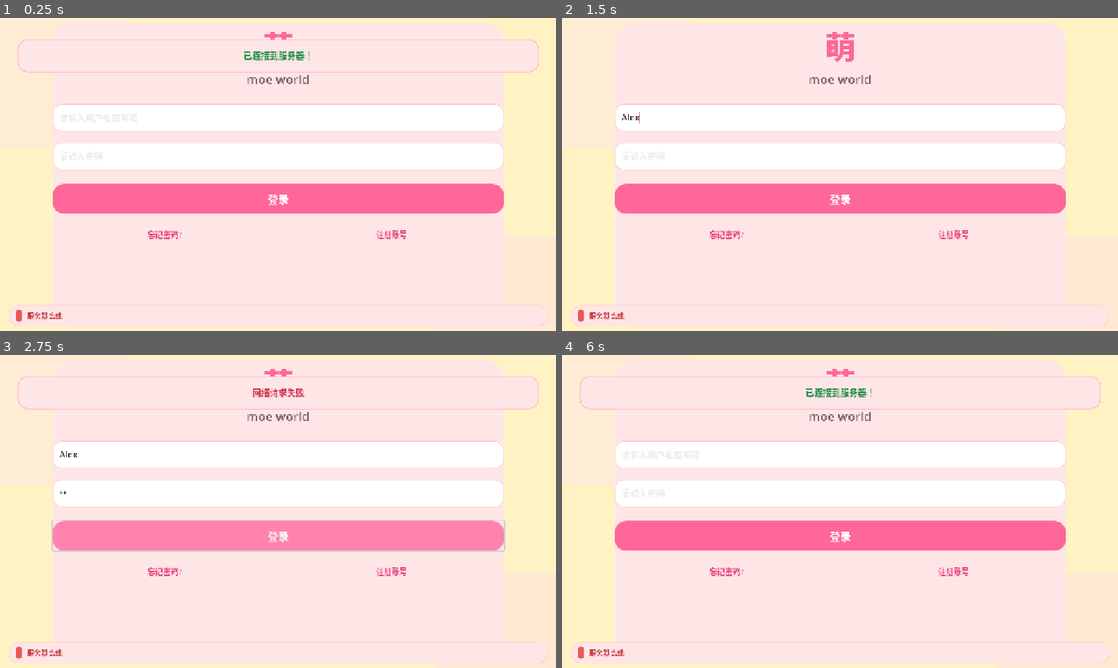
Above: before the commit, frames 1-4 (two rows, left to right).
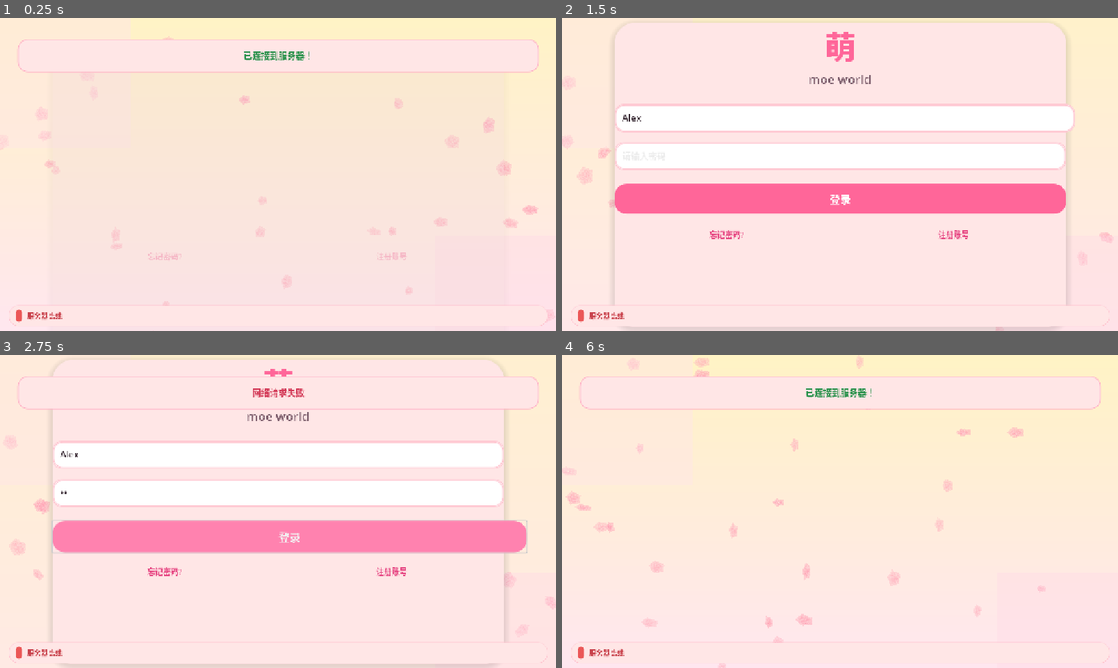
Above: after the commit, the same moments.

Repository: xuxinzhi007/moe_world
Game: Godot game, scene res://Scenes/LoginScreen.tscn
Same seed, same stepped clock (60 frames per second), same inputs: the game is played once before the commit and once after it.
Inputs (mouse positions are in pixels of both pictures, inside the frame that each line leads up to):
- Up to frame 1 (0.25 s): no input
- Up to frame 2 (1.5 s): move the mouse to (962, 158) at 0.52 s; hold D (move_right) 0.53-1.25 s; tap E (interact) at 0.6 s; click (962, 158) at 0.67 s; click (840, 118) at 1.27 s; type "Alex" at 1.35 s
- Up to frame 3 (2.75 s): click (278, 492) at 1.5 s; type "12" at 1.58 s; click "登录" at 2 s
- Up to frame 4 (6 s): click "忘记密码?" at 2.75 s; click "注册账号" at 3.5 s; click (840, 414) at 4.27 s; type "Alex" at 4.35 s; click (840, 448) at 4.5 s; type "12" at 4.58 s; click (840, 480) at 4.73 s; type "12" at 4.82 s; click (840, 514) at 5.02 s; type "12" at 5.1 s; click "已有账号？返回登录" at 5.75 s

The runs differ from the first frame. In frame 1, 32% of the frame differs, in the area x 0-100%, y 1-100%; in frame 2, 6.8%; in frame 3, 7.1%; in frame 4, 34%, in the area x 0-100%, y 0-100%.

Commit message:
feat(登录界面): 添加樱花粒子效果和动态渐变背景
- 新增樱花粒子系统，包含随机生成和飘落动画
- 实现动态渐变背景着色器，支持颜色平滑过渡
- 添加输入框和按钮的悬停/聚焦动画效果
- 优化登录界面整体视觉风格，增加阴影和边框
- 引入入场动画增强用户体验

Diff:
--- a/Scenes/LoginScreen.tscn
+++ b/Scenes/LoginScreen.tscn
@@ -1,7 +1,14 @@
-[gd_scene load_steps=3 format=3 uid="uid://loginscreen"]
+[gd_scene load_steps=6 format=3 uid="uid://loginscreen"]
 
 [ext_resource type="Script" uid="uid://cc2f58op7n6kc" path="res://Scripts/login_screen.gd" id="1_login"]
 [ext_resource type="Script" uid="uid://sh7bh1qxlhgq" path="res://Scripts/auth_service.gd" id="2_auth"]
+[ext_resource type="Script" uid="uid://cdtrei8vkghvx" path="res://Scripts/sakura_particles.gd" id="3_sakura"]
+[ext_resource type="Shader" uid="uid://0vfu2h3dq0vo" path="res://Shaders/gradient_bg.gdshader" id="4_shader"]
+
+[sub_resource type="ShaderMaterial" id="ShaderMaterial_gradient"]
+shader = ExtResource("4_shader")
+shader_parameter/color_top = Color(1, 0.952941, 0.768627, 1)
+shader_parameter/color_bottom = Color(1, 0.901961, 0.941176, 1)
 
 [node name="LoginScreen" type="Control"]
 layout_mode = 3
@@ -13,6 +20,7 @@
 script = ExtResource("1_login")
 
 [node name="BgColor" type="ColorRect" parent="."]
+visible = false
 layout_mode = 1
 anchors_preset = 15
 anchor_right = 1.0
@@ -20,6 +28,19 @@
 grow_horizontal = 2
 grow_vertical = 2
 color = Color(1, 0.95, 0.77, 1)
+
+[node name="BgGradient" type="ColorRect" parent="."]
+material = SubResource("ShaderMaterial_gradient")
+layout_mode = 1
+anchors_preset = 15
+anchor_right = 1.0
+anchor_bottom = 1.0
+grow_horizontal = 2
+grow_vertical = 2
+mouse_filter = 2
+
+[node name="SakuraParticles" type="Node2D" parent="."]
+script = ExtResource("3_sakura")
 
 [node name="DecorationCircles" type="Node2D" parent="."]
 
--- a/Scripts/login_screen.gd
+++ b/Scripts/login_screen.gd
@@ -16,10 +16,19 @@
 @onready var server_status_strip: Panel = $ServerStatusStrip
 @onready var status_dot: Panel = $ServerStatusStrip/ServerStatusBar/StatusDot
 @onready var status_label: Label = $ServerStatusStrip/ServerStatusBar/StatusLabel
+@onready var bg_gradient: ColorRect = $BgGradient
+@onready var username_wrapper: PanelContainer = $MainCard/CardContent/InputArea/UsernameWrapper
+@onready var password_wrapper: PanelContainer = $MainCard/CardContent/InputArea/PasswordWrapper
 
 var is_login_mode: bool = true
 var is_processing_request: bool = false
 var api_ready: bool = false
+
+var username_focused: bool = false
+var password_focused: bool = false
+var login_btn_hovered: bool = false
+
+var gradient_offset: float = 0.0
 
 func _ready() -> void:
 	_apply_theme()
@@ -42,8 +51,113 @@
 	username_input.text_submitted.connect(_focus_to_password)
 	password_input.text_submitted.connect(_on_login_clicked)
 
+	username_input.focus_entered.connect(_on_username_focus_enter)
+	username_input.focus_exited.connect(_on_username_focus_exit)
+	password_input.focus_entered.connect(_on_password_focus_enter)
+	password_input.focus_exited.connect(_on_password_focus_exit)
+
+	login_btn.mouse_entered.connect(_on_login_btn_hover_enter)
+	login_btn.mouse_exited.connect(_on_login_btn_hover_exit)
+
+	_play_intro_animation()
+
+func _process(delta: float) -> void:
+	gradient_offset += delta * 0.1
+	if gradient_offset > 1.0:
+		gradient_offset = 0.0
+
+	var t = gradient_offset
+	var col1 = _lerp_color(Color8(255, 243, 196), Color8(255, 230, 240), t)
+	var col2 = _lerp_color(Color8(255, 230, 240), Color8(255, 243, 196), t)
+	_set_gradient(col1, col2)
+
+func _lerp_color(col1: Color, col2: Color, t: float) -> Color:
+	return Color(
+		col1.r + (col2.r - col1.r) * t,
+		col1.g + (col2.g - col1.g) * t,
+		col1.b + (col2.b - col1.b) * t
+	)
+
+func _set_gradient(col_top: Color, col_bottom: Color) -> void:
+	var shader_material = bg_gradient.material as ShaderMaterial
+	if shader_material:
+		shader_material.set_shader_parameter("color_top", col_top)
+		shader_material.set_shader_parameter("color_bottom", col_bottom)
+
+func _play_intro_animation() -> void:
+	main_card.modulate.a = 0.0
+	main_card.position.y += 50
+	title_main.modulate.a = 0.0
+	title_sub.modulate.a = 0.0
+	username_wrapper.modulate.a = 0.0
+	password_wrapper.modulate.a = 0.0
+	login_btn.modulate.a = 0.0
+
+	await get_tree().create_timer(0.2).timeout
+
+	var tween = create_tween().set_ease(Tween.EASE_OUT).set_trans(Tween.TRANS_CUBIC)
+	tween.tween_property(main_card, "modulate:a", 1.0, 0.5)
+	tween.tween_property(main_card, "position:y", main_card.position.y - 50, 0.5)
+
+	await get_tree().create_timer(0.3).timeout
+
+	tween = create_tween().set_ease(Tween.EASE_OUT).set_trans(Tween.TRANS_CUBIC)
+	tween.tween_property(title_main, "modulate:a", 1.0, 0.4)
+
+	await get_tree().create_timer(0.15).timeout
+
+	tween = create_tween().set_ease(Tween.EASE_OUT).set_trans(Tween.TRANS_CUBIC)
+	tween.tween_property(title_sub, "modulate:a", 1.0, 0.4)
+
+	await get_tree().create_timer(0.15).timeout
+
+	tween = create_tween().set_ease(Tween.EASE_OUT).set_trans(Tween.TRANS_CUBIC)
+	tween.tween_property(username_wrapper, "modulate:a", 1.0, 0.4)
+
+	await get_tree().create_timer(0.1).timeout
+
+	tween = create_tween().set_ease(Tween.EASE_OUT).set_trans(Tween.TRANS_CUBIC)
+	tween.tween_property(password_wrapper, "modulate:a", 1.0, 0.4)
+
+	await get_tree().create_timer(0.1).timeout
+
+	tween = create_tween().set_ease(Tween.EASE_OUT).set_trans(Tween.TRANS_CUBIC)
+	tween.tween_property(login_btn, "modulate:a", 1.0, 0.4)
+
+func _on_username_focus_enter() -> void:
+	username_focused = true
+	_animate_input_wrapper(username_wrapper, true)
+
+func _on_username_focus_exit() -> void:
+	username_focused = false
+	_animate_input_wrapper(username_wrapper, false)
+
+func _on_password_focus_enter() -> void:
+	password_focused = true
+	_animate_input_wrapper(password_wrapper, true)
+
+func _on_password_focus_exit() -> void:
+	password_focused = false
+	_animate_input_wrapper(password_wrapper, false)
+
+func _animate_input_wrapper(wrapper: PanelContainer, focused: bool) -> void:
+	var tween = create_tween().set_ease(Tween.EASE_OUT).set_trans(Tween.TRANS_QUAD)
+	if focused:
+		tween.tween_property(wrapper, "scale", Vector2(1.02, 1.02), 0.2)
+	else:
+		tween.tween_property(wrapper, "scale", Vector2(1.0, 1.0), 0.2)
+
+func _on_login_btn_hover_enter() -> void:
+	login_btn_hovered = true
+	var tween = create_tween().set_ease(Tween.EASE_OUT).set_trans(Tween.TRANS_QUAD)
+	tween.tween_property(login_btn, "scale", Vector2(1.05, 1.05), 0.2)
+
+func _on_login_btn_hover_exit() -> void:
+	login_btn_hovered = false
+	var tween = create_tween().set_ease(Tween.EASE_OUT).set_trans(Tween.TRANS_QUAD)
+	tween.tween_property(login_btn, "scale", Vector2(1.0, 1.0), 0.2)
+
 func _apply_theme() -> void:
-	# 规范色：背景 #FFF3C4、卡片 #FFE6E6、主按钮 #FF6699
 	var col_bg := Color8(255, 243, 196)
 	var col_card := Color8(255, 230, 230)
 	var col_btn := Color8(255, 102, 153)
@@ -103,6 +217,9 @@
 	card_style.corner_radius_top_right = 48
 	card_style.corner_radius_bottom_left = 48
 	card_style.corner_radius_bottom_right = 48
+	card_style.shadow_color = Color(0, 0, 0, 0.1)
+	card_style.shadow_size = 15
+	card_style.shadow_offset = Vector2(0, 5)
 	theme_obj.set_stylebox("panel", "PanelContainer", card_style)
 
 	theme_obj.set_color("font_color", "Button", Color8(255, 255, 255))
@@ -175,6 +292,8 @@
 
 	var wrapper_panel := StyleBoxFlat.new()
 	wrapper_panel.bg_color = Color8(255, 255, 255)
+	wrapper_panel.border_color = Color8(255, 200, 210)
+	wrapper_panel.set_border_width_all(2)
 	wrapper_panel.corner_radius_top_left = 20
 	wrapper_panel.corner_radius_top_right = 20
 	wrapper_panel.corner_radius_bottom_left = 20
@@ -212,7 +331,6 @@
 func _on_server_status_changed(is_online: bool) -> void:
 	status_label.modulate = Color.WHITE
 	if is_online:
-		# 接口正常：醒目绿色圆点 + 绿色文案
 		_apply_status_dot_color(Color8(46, 204, 113))
 		status_label.text = "服务器在线"
 		status_label.add_theme_color_override("font_color", Color8(34, 150, 72))
--- /dev/null
+++ b/Scripts/sakura_particles.gd
@@ -0,0 +1,80 @@
+extends Node2D
+
+var particle_count: int = 30
+var particles: Array = []
+var texture: Texture2D
+
+func _ready() -> void:
+	_create_sakura_texture()
+	_spawn_particles()
+
+func _create_sakura_texture() -> void:
+	var img = Image.create(32, 32, false, Image.FORMAT_RGBA8)
+	img.fill(Color.TRANSPARENT)
+
+	var center = Vector2(16, 16)
+	var colors = [
+		Color8(255, 182, 193),
+		Color8(255, 192, 203),
+		Color8(255, 170, 185),
+		Color8(255, 160, 180)
+	]
+
+	for i in range(5):
+		var angle = deg_to_rad(i * 72 - 90)
+		var petal_length = 12.0 + randf() * 3.0
+		var petal_width = 8.0 + randf() * 2.0
+
+		for x in range(32):
+			for y in range(32):
+				var pos = Vector2(x, y)
+				var rel_pos = pos - center
+
+				var rotated = rel_pos.rotated(-angle)
+
+				if abs(rotated.x) < petal_width and rotated.y > 0 and rotated.y < petal_length:
+					var dist = rotated.y / petal_length
+					var color_idx = randi() % colors.size()
+					var alpha = 1.0 - dist * 0.5
+					img.set_pixel(x, y, colors[color_idx] * Color(1, 1, 1, alpha))
+
+	texture = ImageTexture.create_from_image(img)
+
+func _spawn_particles() -> void:
+	for i in range(particle_count):
+		var particle = Sprite2D.new()
+		particle.texture = texture
+		particle.modulate.a = 0.6 + randf() * 0.4
+		particle.scale = Vector2(0.5 + randf() * 0.8, 0.5 + randf() * 0.8)
+		particle.position = Vector2(randf() * get_viewport_rect().size.x, randf() * get_viewport_rect().size.y)
+
+		var data = {
+			"sprite": particle,
+			"speed": 30.0 + randf() * 50.0,
+			"wobble_speed": 1.0 + randf() * 2.0,
+			"wobble_amount": 20.0 + randf() * 30.0,
+			"rotation_speed": (randf() - 0.5) * 2.0,
+			"start_x": particle.position.x,
+			"time": randf() * 10.0
+		}
+
+		particles.append(data)
+		add_child(particle)
+
+func _process(delta: float) -> void:
+	var viewport_size = get_viewport_rect().size
+
+	for data in particles:
+		data["time"] += delta
+		var sprite = data["sprite"] as Sprite2D
+
+		sprite.position.y += data["speed"] * delta
+
+		sprite.position.x = data["start_x"] + sin(data["time"] * data["wobble_speed"]) * data["wobble_amount"]
+
+		sprite.rotation += data["rotation_speed"] * delta
+
+		if sprite.position.y > viewport_size.y + 50:
+			sprite.position.y = -50
+			sprite.position.x = randf() * viewport_size.x
+			data["start_x"] = sprite.position.x
--- /dev/null
+++ b/Shaders/gradient_bg.gdshader
@@ -0,0 +1,9 @@
+shader_type canvas_item;
+
+uniform vec4 color_top : source_color = vec4(1.0, 0.95, 0.77, 1.0);
+uniform vec4 color_bottom : source_color = vec4(1.0, 0.90, 0.94, 1.0);
+
+void fragment() {
+    float t = UV.y;
+    COLOR = mix(color_top, color_bottom, t);
+}
Not shown, added: Scripts/sakura_particles.gd.uid
Not shown, added: Shaders/gradient_bg.gdshader.uid
